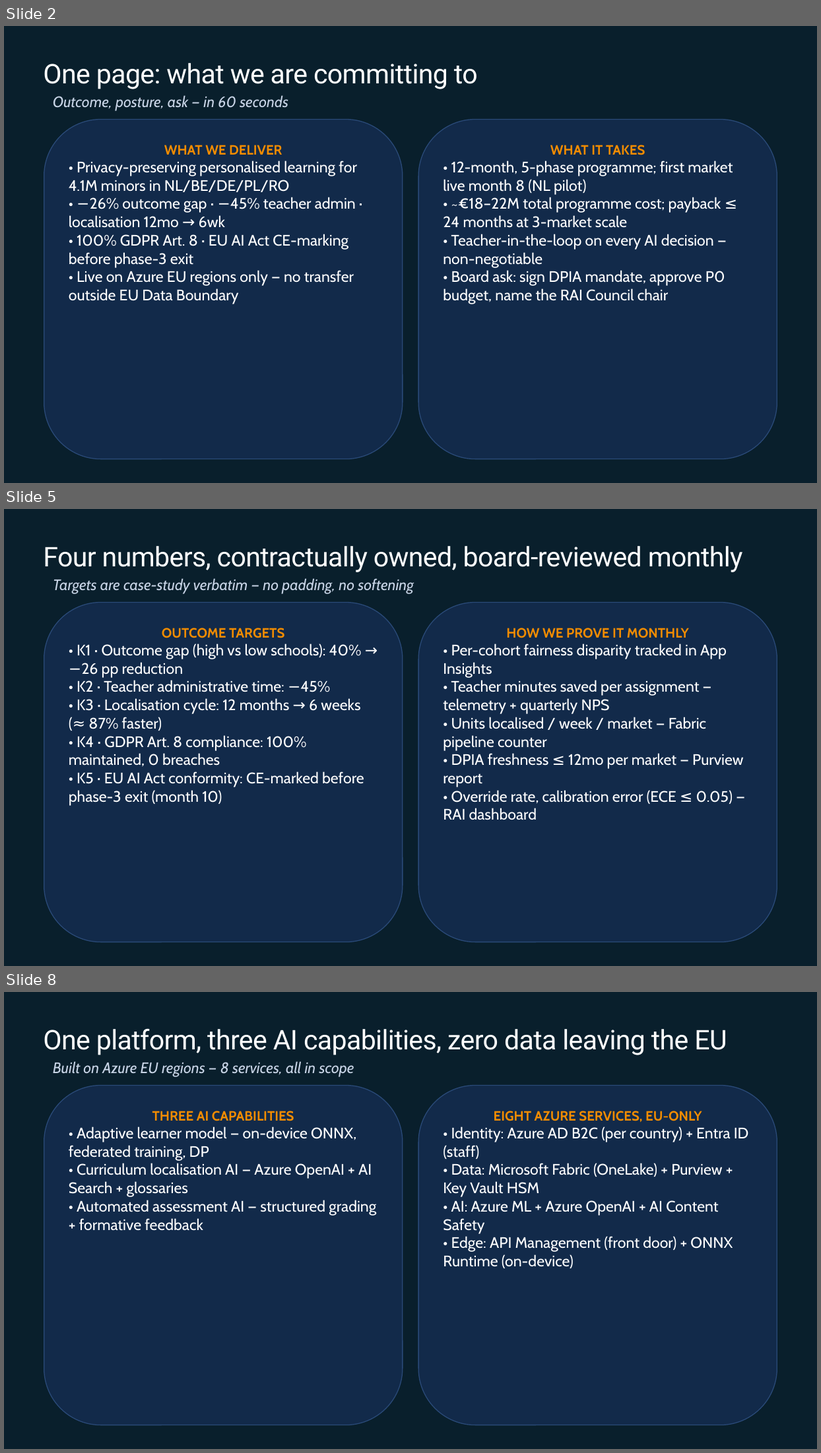
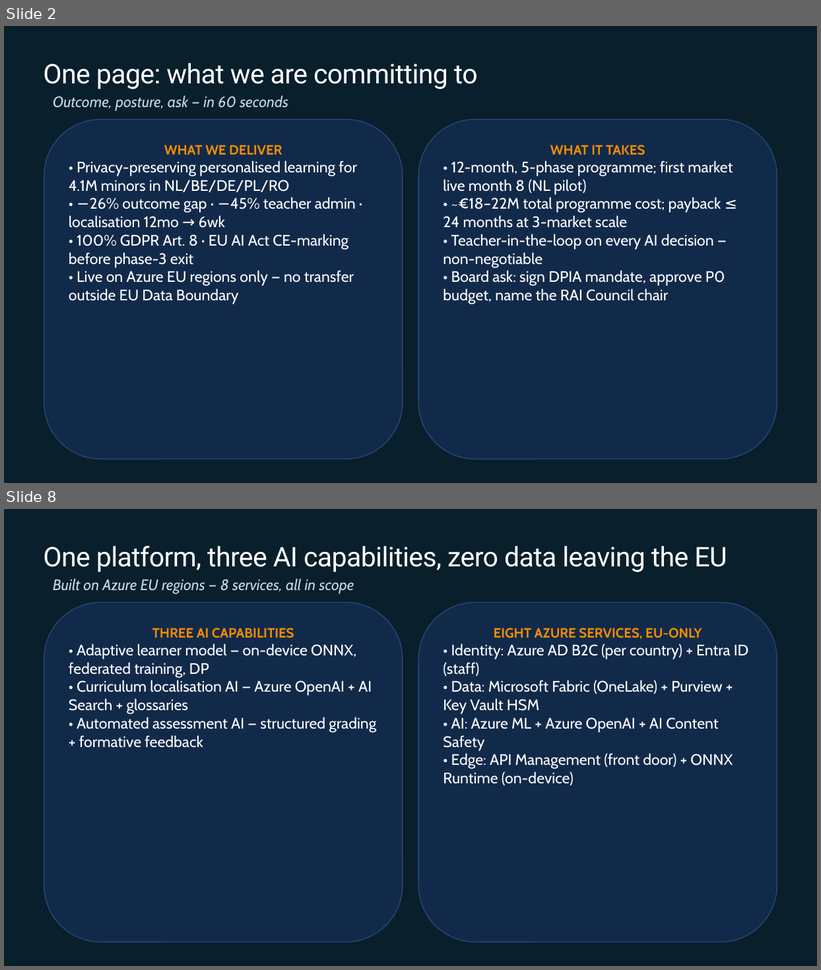
Before and after one commit to EtienneSIG/AMA_Project, a slide deck: Restitution01/build/LearnEU-CXO-Restitution.pptx. Shown one above the other, each under a label of ours: slides 2, 5 and 8 before the commit, slides 2 and 8 after it; the slides between them are not shown. The pictures are 821x1453 and 821x970 pixels, drawn with LibreOffice and Linux fonts; fonts in the diff are those of the drawing; background and template pictures are left out. Boxes give left, top, right and bottom in pixels: in the first picture for what was removed or moved away, otherwise in the second. Text is boxed around its words. In the diff, an @@ line names an element or a change of style, - is before the commit and + after.

```diff
--- a/Restitution01/build/LearnEU-CXO-Restitution.pptx
+++ b/Restitution01/build/LearnEU-CXO-Restitution.pptx
@@ slide 5 removed at (x1=4, y1=509, x2=817, y2=966), background #091F2C @@
@@ title removed at (x1=43, y1=546, x2=743, y2=572) @@
-Four numbers, contractually owned, board-reviewed monthly
@@ text removed at (x1=53, y1=578, x2=414, y2=594) @@
-Targets are case-study verbatim — no padding, no softening
@@ rounded rectangle removed at (x1=44, y1=602, x2=403, y2=943) @@
-OUTCOME TARGETS
-• K1 · Outcome gap (high vs low schools): 40% → −26 pp reduction
-• K2 · Teacher administrative time: −45%
-• K3 · Localisation cycle: 12 months → 6 weeks (≈ 87% faster)
-• K4 · GDPR Art. 8 compliance: 100% maintained, 0 breaches
-• K5 · EU AI Act conformity: CE-marked before phase-3 exit (month 10)
@@ rounded rectangle removed at (x1=418, y1=602, x2=778, y2=943) @@
-HOW WE PROVE IT MONTHLY
-• Per-cohort fairness disparity tracked in App Insights
-• Teacher minutes saved per assignment — telemetry + quarterly NPS
-• Units localised / week / market — Fabric pipeline counter
-• DPIA freshness ≤ 12mo per market — Purview report
-• Override rate, calibration error (ECE ≤ 0.05) — RAI dashboard
```
Also in this commit, not shown: 3 slides changed, 4 slides added, 3 other slides removed, 28 other files.
